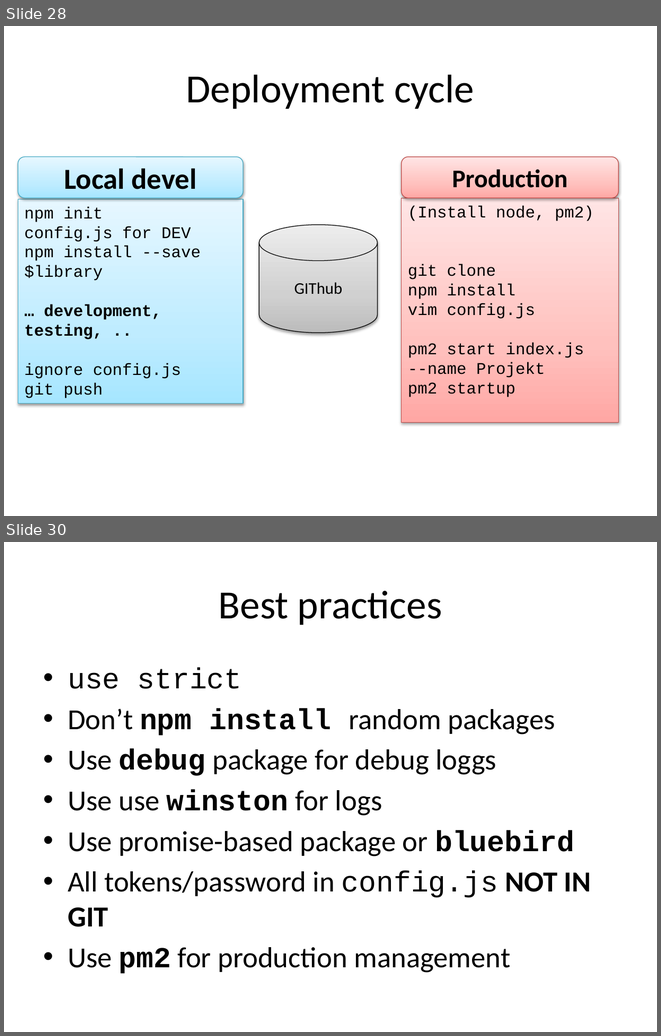
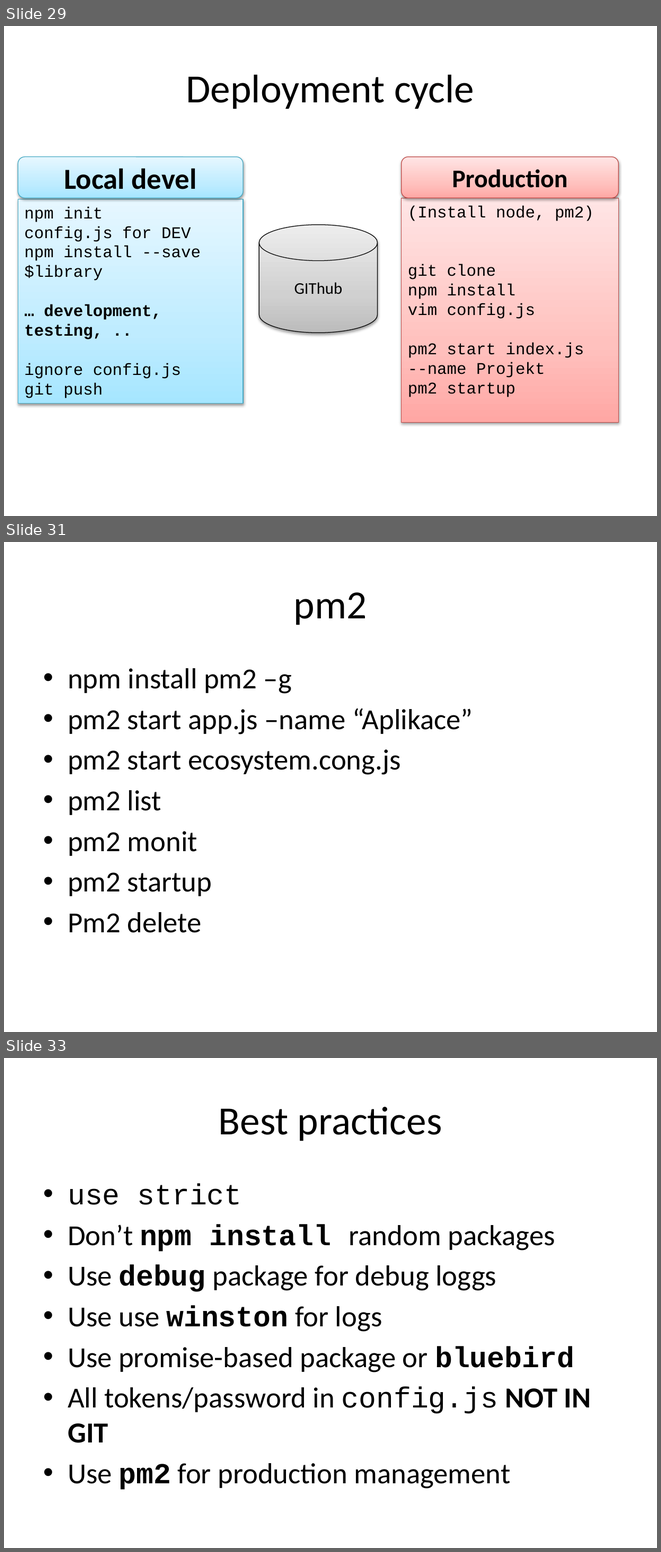
Before and after one commit to etnetera-activate/node-minicourse, a slide deck: node-uvod.pptx. Shown one above the other, each under a label of ours: slides 28 and 30 before the commit, slides 29, 31 and 33 after it; the slides between them are not shown. The pictures are 661x1036 and 661x1552 pixels, drawn with LibreOffice and Linux fonts; fonts in the diff are those of the drawing; background and template pictures are left out. Boxes give left, top, right and bottom in pixels: in the first picture for what was removed or moved away, otherwise in the second. Text is boxed around its words. In the diff, an @@ line names an element or a change of style, - is before the commit and + after.

```diff
--- a/node-uvod.pptx
+++ b/node-uvod.pptx
@@ slide 31 added at (x1=4, y1=542, x2=657, y2=1032), background #FFFFFF @@
@@ title added at (x1=294, y1=592, x2=367, y2=625), 44 pt, text #000000 @@
+pm2
@@ text added at (x1=68, y1=668, x2=473, y2=933), 32 pt, text #000000 @@
+• npm install pm2 –g
+• pm2 start app.js –name “Aplikace”
+• pm2 start ecosystem.cong.js
+• pm2 list
+• pm2 monit
+• pm2 startup
+• Pm2 delete
@@ what was slide 28 is now slide 29 @@
@@ what was slide 30 is now slide 33 @@
```
Also in this commit, not shown: 4 slides changed, 5 other slides added, 2 slides removed, 6 other files.
